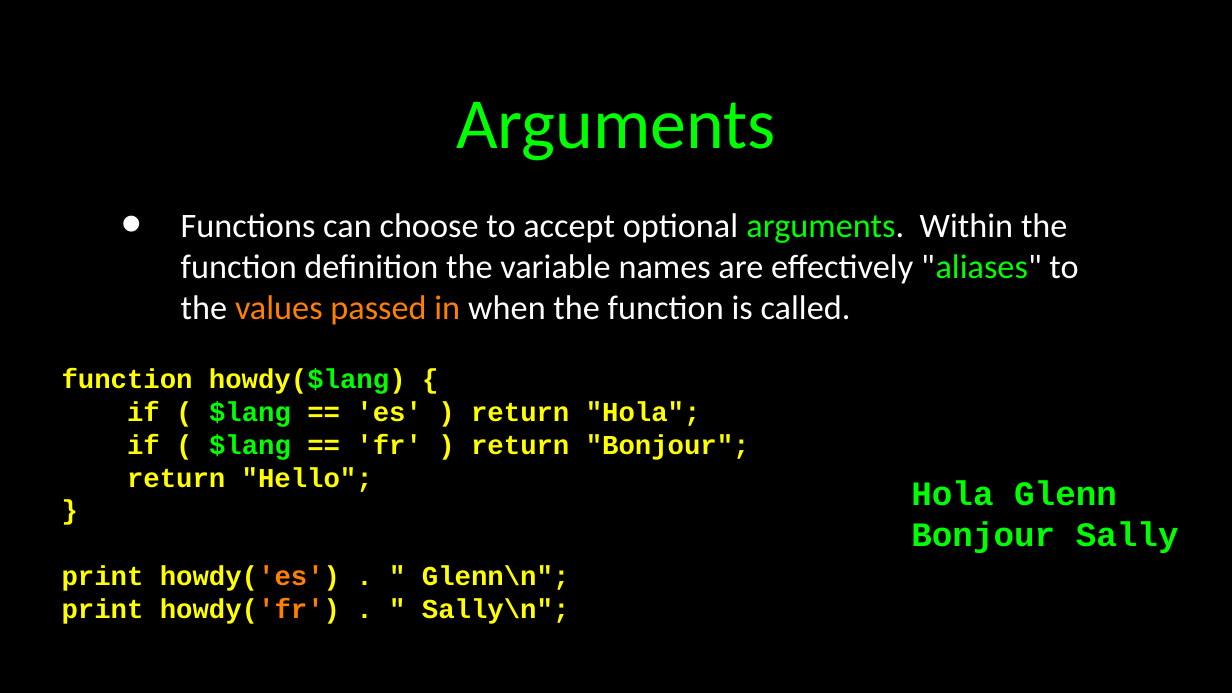
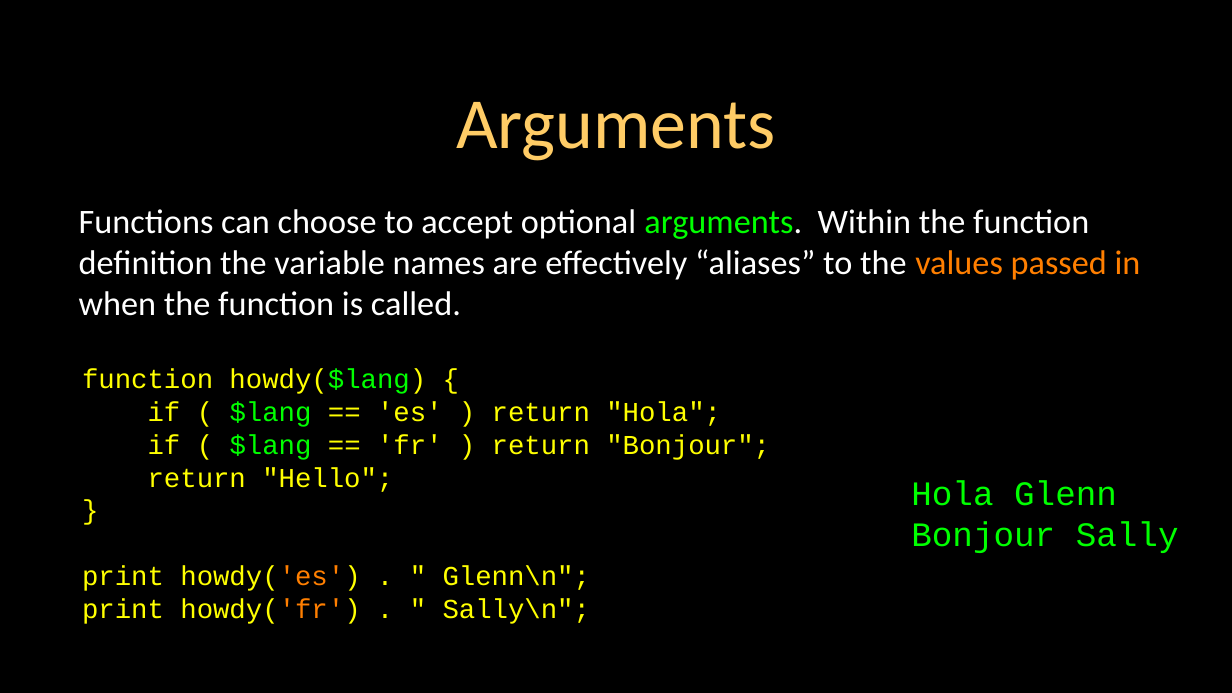
Before and after one commit to csev/wa4e, a slide deck: slide 10 of lectures/PHP-03-Functions.ppt. Drawn at 1232x693 pixels with LibreOffice and Linux fonts; fonts in the diff are those of the drawing. Boxes give left, top, right and bottom in pixels: in the first picture for what was removed or moved away, otherwise in the second. Text is boxed around its words. In the diff, an @@ line names an element or a change of style, - is before the commit and + after.

```diff
--- a/lectures/PHP-03-Functions.ppt
+++ b/lectures/PHP-03-Functions.ppt
@@ title "Arguments" at bbox=[456, 102, 775, 161]: text colour #00FF00 to #FFCC66 @@
@@ text at bbox=[79, 209, 1141, 316]: text changed @@
-• Functions can choose to accept optional arguments. Within the function definition the variable names are effectively "aliases" to the values passed in when the function is called.
+Functions can choose to accept optional arguments. Within the function definition the variable names are effectively “aliases” to the values passed in when the function is called.
@@ text "function howdy($lang) {" at bbox=[82, 369, 770, 624]: bold off @@
@@ text "function howdy($lang) {": place and size @@
-text "function howdy($lang) {" at bbox=[62, 369, 750, 624]
+text "function howdy($lang) {" at bbox=[82, 369, 770, 624]
@@ text "Hola Glenn" at bbox=[911, 480, 1179, 553]: bold off @@
```
Also in this commit, not shown: 26 other slides changed, 3 other files.
